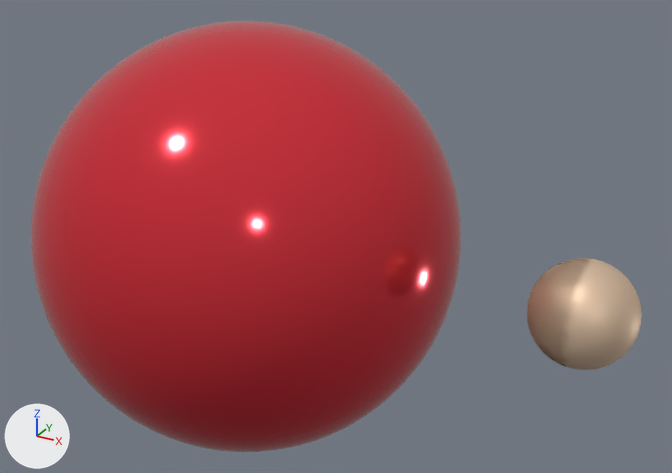
The glTF model marker_based/assets/Oxygen.gltf: old version first, new version second.
The view is the same before and after, from a 50 mm lens placed at (2.3, -3.34, 1.77), pointed at (0.43, 0.05, 0.07). The axes (+X, +Y, +Z) are drawn at lower left. The lights are the same throughout. Where no turn or scale is listed for an object, it has been applied to the vertices. Vertices at the same position are counted once.
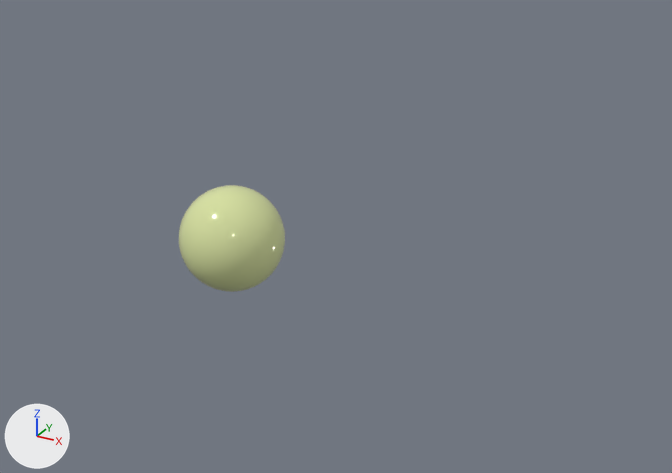
Where the change shows, as pixel boxes [x1, y1, x2, y2] in the pictures (672 x 473 px; the box of a moved part takes in the faces that stretch with it):
'Sphere', deleted (red): before [31, 21, 461, 452]
'Sphere.004', reshaped, moved, rescaled: before [553, 258, 642, 370]; after [179, 185, 285, 292]
'Sphere.005', deleted: before [527, 258, 591, 367]
part 1 of me_sphere_006, moved or reshaped: before [527, 258, 591, 367]; after [179, 185, 285, 292]

The change in detail:
me_sphere_006 has 1986 vertices, 3968 faces and spans x -0.22..0.22, y -0.22..0.22, z -0.222..0.222.
me_sphere_006 part 1: the whole mesh is scaled about its middle by 4.49.
Object 'Sphere' (ob_sphere) is deleted.
Object 'Sphere.005' (ob_sphere_005) is deleted.
Object 'Sphere.004' (ob_sphere_004) now shows me_sphere_006 instead of me_sphere_005.
Object 'Sphere.004' (ob_sphere_004) moves from (1.582, 0.0, 0.0) to (-0.065, -0.057, 0.0).
Object 'Sphere.004' (ob_sphere_004) is rescaled from (0.223, 0.223, 0.223) to (0.252, 0.252, 0.252).
